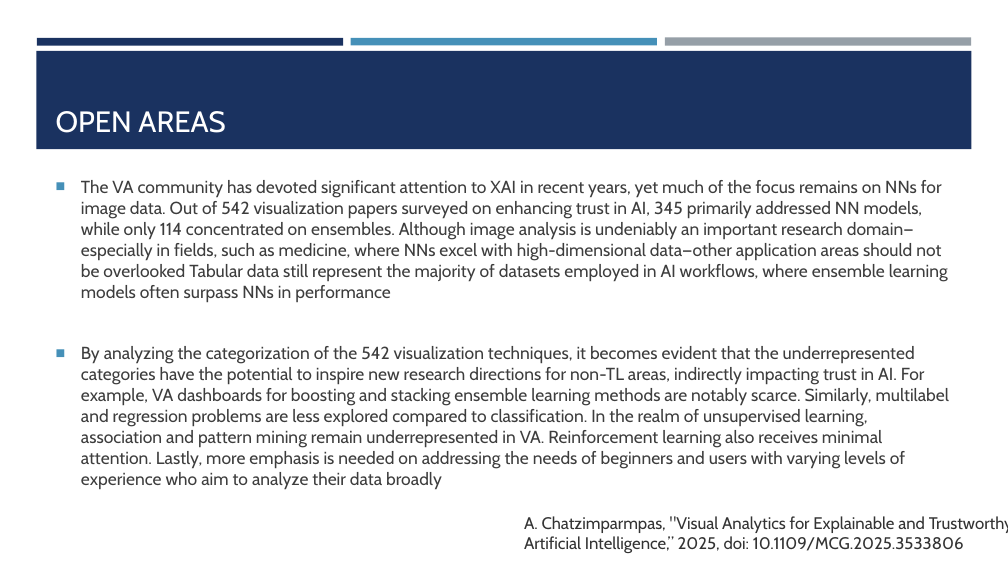
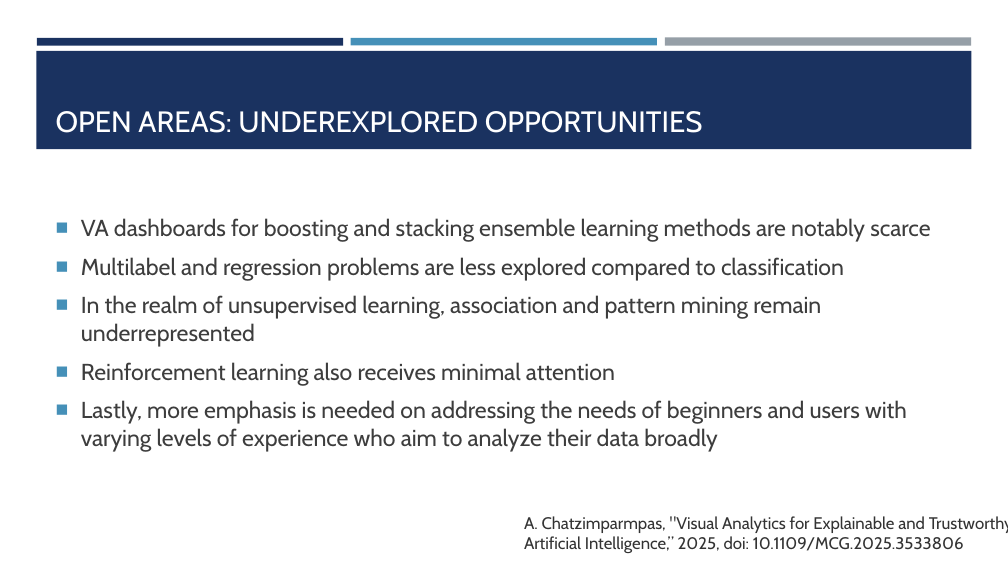
Before and after one commit to amosca01/SDS-CSC235, a slide deck: slide 15 of slides/17-XAI.pptx (slide 14 before the commit). Drawn at 1008x567 pixels with LibreOffice and Linux fonts; fonts in the diff are those of the drawing. Boxes give left, top, right and bottom in pixels: in the first picture for what was removed or moved away, otherwise in the second. Text is boxed around its words. In the diff, an @@ line names an element or a change of style, - is before the commit and + after.

```diff
--- a/slides/17-XAI.pptx
+++ b/slides/17-XAI.pptx
@@ title at (56,111,703,133): text changed @@
-OPEN AREAS
+OPEN AREAS: UNDEREXPLORED OPPORTUNITIES
@@ text at (81,218,930,452): text changed; size 16.6 to 22 pt @@
-■ The VA community has devoted significant attention to XAI in recent years, yet much of the focus remains on NNs for image data. Out of 542 visualization papers surveyed on enhancing trust in AI, 345 primarily addressed NN models, while only 114 concentrated on ensembles. Although image analysis is undeniably an important research domain—especially in fields, such as medicine, where NNs excel with high-dimensional data—other application areas should not be overlooked Tabular data still represent the majority of datasets employed in AI workflows, where ensemble learning models often surpass NNs in performance
-■ By analyzing the categorization of the 542 visualization techniques, it becomes evident that the underrepresented categories have the potential to inspire new research directions for non-TL areas, indirectly impacting trust in AI. For example, VA dashboards for boosting and stacking ensemble learning methods are notably scarce. Similarly, multilabel and regression problems are less explored compared to classification. In the realm of unsupervised learning, association and pattern mining remain underrepresented in VA. Reinforcement learning also receives minimal attention. Lastly, more emphasis is needed on addressing the needs of beginners and users with varying levels of experience who aim to analyze their data broadly
+■ VA dashboards for boosting and stacking ensemble learning methods are notably scarce
+■ Multilabel and regression problems are less explored compared to classification
+■ In the realm of unsupervised learning, association and pattern mining remain underrepresented
+■ Reinforcement learning also receives minimal attention
+■ Lastly, more emphasis is needed on addressing the needs of beginners and users with varying levels of experience who aim to analyze their data broadly
```
Also in this commit, not shown: 4 other slides changed, 1 slide added, 1 other file.
